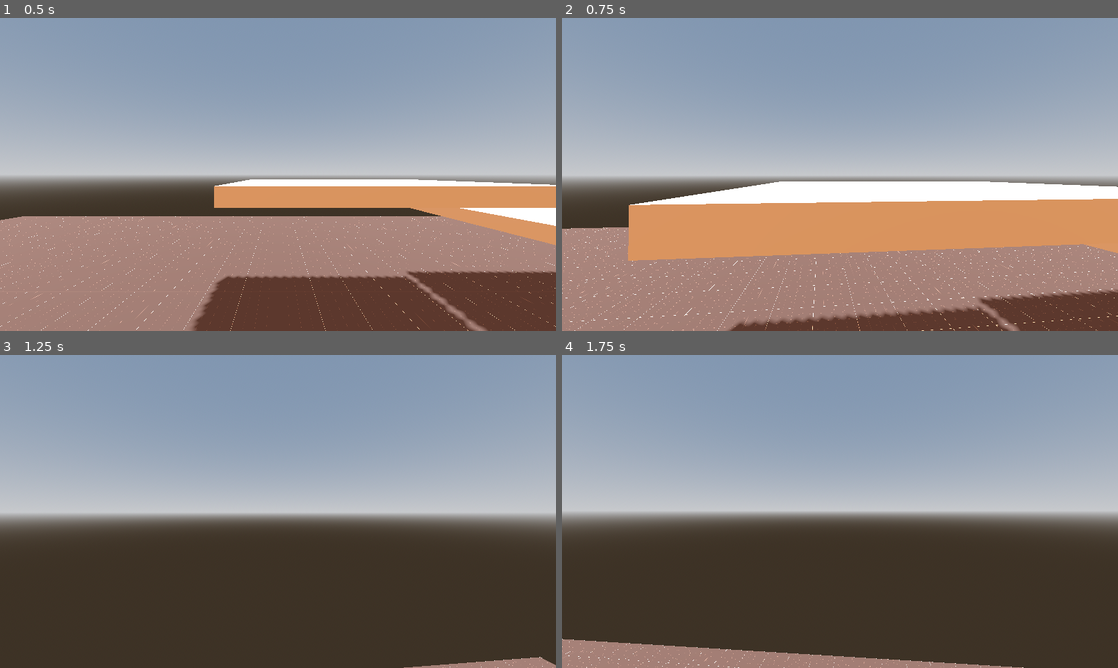
Above: before the commit, frames 1-4 (two rows, left to right).
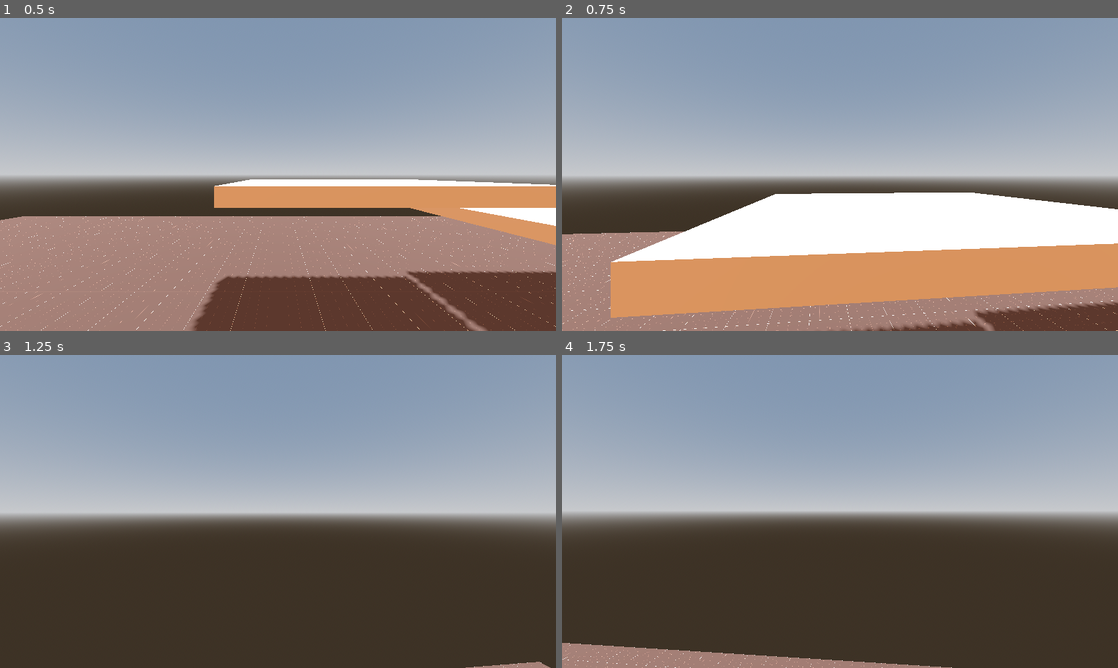
Above: after the commit, the same moments.

Repository: BananaHolograma/godot-personal-template
Game: Godot game, scene res://scenes/test/playground.tscn
Two runs of this game, one before a commit and one after it. Both use one fixed random seed, a clock stepped at 60 frames per second and the inputs below. The project has no main scene, so this scene is started directly.
Inputs (mouse positions are in pixels of both pictures, inside the frame that each line leads up to):
- Up to frame 1 (0.5 s): no input
- Up to frame 2 (0.75 s): tap Enter at 0.5 s; move the mouse to (867, 174) at 0.52 s; hold Up (ui_up) from 0.53 s (still down); hold Shift (crawl) from 0.53 s (still down)
- Up to frame 3 (1.25 s): keep holding Up (ui_up); keep holding Shift (crawl); tap Space (jump) at 0.77 s
- Up to frame 4 (1.75 s): keep holding Up (ui_up); move the mouse to (812, 511) at 1.27 s; release Shift (crawl) at 1.28 s; tap Ctrl (crouch) at 1.35 s; tap Space (jump) at 1.52 s

Frame 1 is identical in both runs. In frame 2, 36% of the frame differs, in the area x 0-100%, y 52-100%; in frame 3, 0.3%; in frame 4, 1.2%.

Commit message:
super simple head bobbing on first person

Diff:
--- a/components/movement/first-person/first_person_controller.gd
+++ b/components/movement/first-person/first_person_controller.gd
@@ -13,6 +13,8 @@
 @onready var finite_state_machine: FiniteStateMachine = $FiniteStateMachine
 @onready var camera: Camera3D = %Camera3D
 @onready var head: Node3D = $Head
+@onready var eyes: Node3D = $Head/Eyes
+
 @onready var ceil_shape_detector: ShapeCast3D = %CeilShapeCast
 @onready var stand_collision_shape: CollisionShape3D = $StandCollisionShape
 @onready var crouch_collision_shape: CollisionShape3D = $CrouchCollisionShape
@@ -27,7 +29,25 @@
 ## The limit where the camera can rotate relative to x-axis(up-down), by default it's 90 degrees or PI / 2
 @export var camera_rotation_limit := PI / 2
 
+
+## Enable head bobbing for this FPS
+@export_group("Head bobbing")
+@export var head_bobbing_enabled := true
+@export var head_bob_amplitude := 0.08
+@export var head_bob_frequency := 2.0
+
+@onready var original_eyes_position := eyes.transform.origin
+
 var locked := false
+var head_bob_time_passed := 0.0
+
+func _unhandled_input(event: InputEvent):
+	if not locked and event is InputEventMouseMotion and Input.mouse_mode == Input.MOUSE_MODE_CAPTURED:
+		rotate_camera(event.relative.x, event.relative.y)
+
+	if Input.is_action_just_pressed("ui_cancel"):
+		_switch_mouse_mode()
+
 
 func _ready():
 	Input.mouse_mode = Input.MOUSE_MODE_CAPTURED
@@ -38,12 +58,8 @@
 	finite_state_machine.state_changed.connect(on_state_changed)
 
 
-func _unhandled_input(event: InputEvent):
-	if not locked and event is InputEventMouseMotion and Input.mouse_mode == Input.MOUSE_MODE_CAPTURED:
-		rotate_camera(event.relative.x, event.relative.y)
-
-	if Input.is_action_just_pressed("ui_cancel"):
-		_switch_mouse_mode()
+func _physics_process(delta):
+	head_bobbing(delta)
 
 
 func rotate_camera(relative_x: float, relative_y: float):
@@ -56,6 +72,20 @@
 
 	rotation.y =  lerp_angle(rotation.y, target_rotation_y, camera_sensitivity)
 	head.rotation.x = lerp_angle(head.rotation.x, target_rotation_x, camera_sensitivity)
+
+
+func head_bobbing(delta: float = get_physics_process_delta_time()) -> void:
+	if head_bobbing_enabled and is_on_floor():
+		var current_state = finite_state_machine.current_state as State
+
+		if not current_state.transformed_input.world_coordinate_space_direction.is_zero_approx():
+			head_bob_time_passed += delta * velocity.length() * float(is_on_floor())
+			eyes.transform.origin = Vector3(
+				cos(head_bob_time_passed * head_bob_frequency / 2) * head_bob_amplitude,
+				sin(head_bob_time_passed * head_bob_frequency) * head_bob_amplitude,
+				eyes.transform.origin.z)
+		else:
+			eyes.position.move_toward(original_eyes_position, delta * 10.0)
 
 
 func update_collisions(current_state: State):
